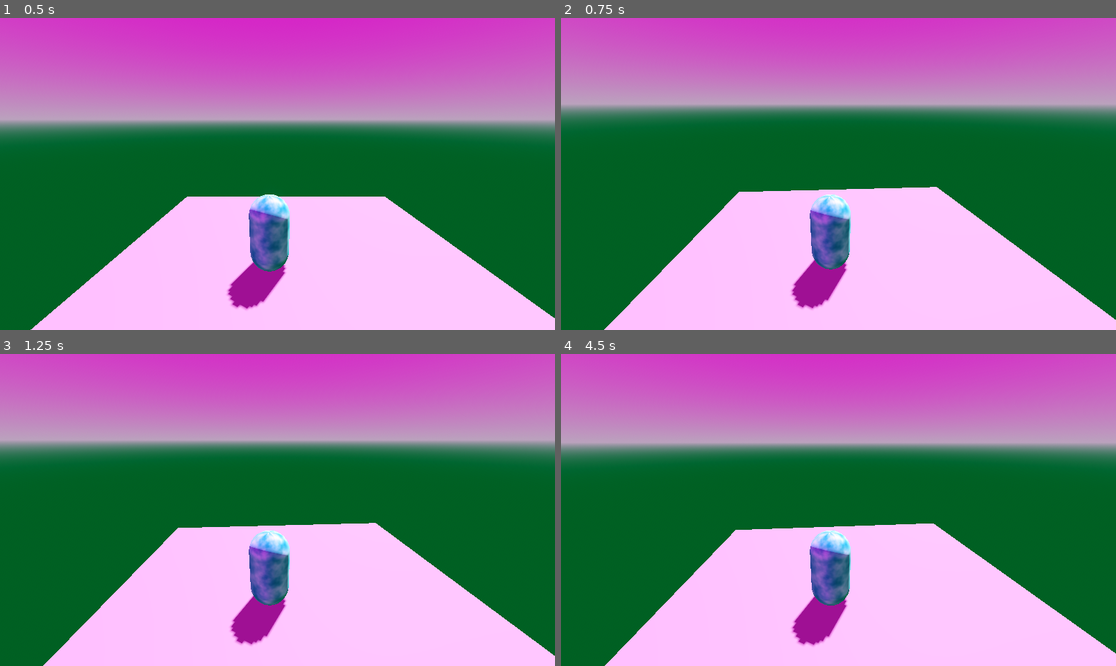
Above: before the commit, frames 1-4 (two rows, left to right).
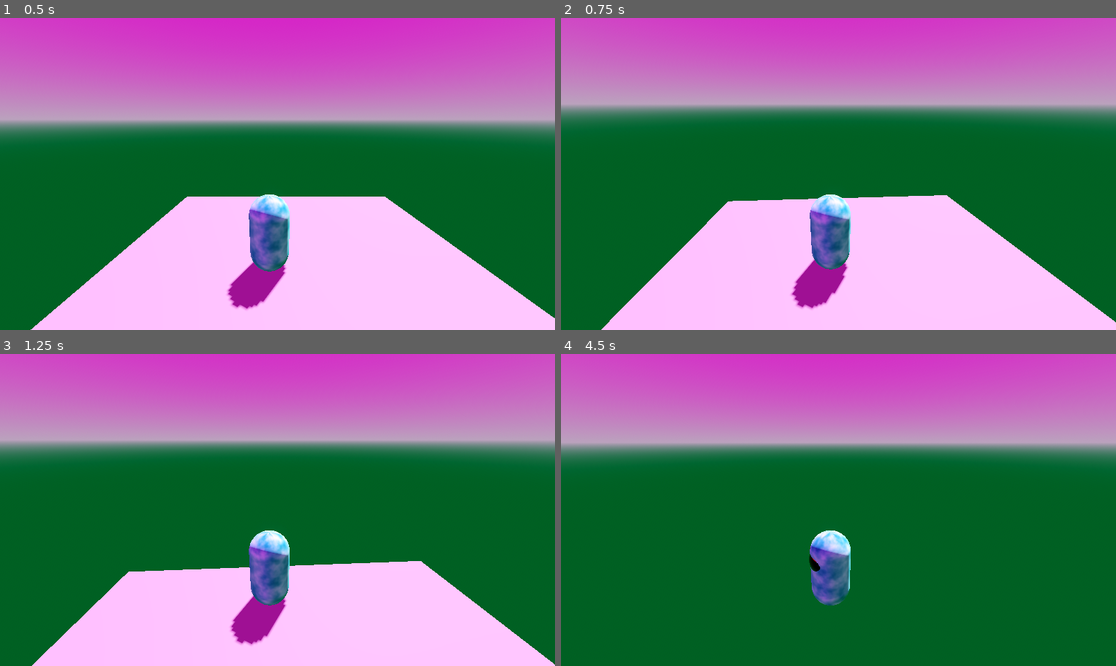
Above: after the commit, the same moments.

Repository: heycrisp/Godot-Cookbook
Game: Godot game, scene res://third-person-controller/demo.tscn
Two runs of this game, one before a commit and one after it. Both use one fixed random seed, a clock stepped at 60 frames per second and the inputs below. The project has no main scene, so this scene is started directly.
Inputs (mouse positions are in pixels of both pictures, inside the frame that each line leads up to):
- Up to frame 1 (0.5 s): no input
- Up to frame 2 (0.75 s): tap Enter at 0.5 s; move the mouse to (866, 174) at 0.52 s; hold W (move_up, bound only after the commit) from 0.53 s (still down); tap Down (look_down) at 0.6 s
- Up to frame 3 (1.25 s): keep holding W (move_up, bound only after the commit)
- Up to frame 4 (4.5 s): move the mouse to (810, 510) at 1.27 s; tap Left (look_left) at 1.35, 4.35 s; move the mouse to (849, 503) at 2.02 s; tap Right (look_right) at 2.1 s; tap Space at 2.75, 4.25 s; move the mouse to (832, 516) at 2.77 s; tap Up (look_up) at 2.85 s; tap Enter at 3.5 s; move the mouse to (877, 513) at 3.52 s; tap Down (look_down) at 3.6 s; tap Escape (pause) at 4.15 s; move the mouse to (672, 463) at 4.27 s; release W (move_up, bound only after the commit) at 4.28 s; hold A (move_left, bound only after the commit) from 4.28 s (still down)

Frame 1 is identical in both runs. In frame 2, 1.5% of the frame differs, in the area x 7-100%, y 54-100%; in frame 3, 6.1%; in frame 4, 29%.

Commit message:
Add player movement

Diff:
--- a/third-person-controllers/project.godot
+++ b/third-person-controllers/project.godot
@@ -49,3 +49,27 @@
 "events": [Object(InputEventKey,"resource_local_to_scene":false,"resource_name":"","device":-1,"window_id":0,"alt_press …(195 unchanged characters)…
 ]
 }
+move_left={
+"deadzone": 0.2,
+"events": [Object(InputEventKey,"resource_local_to_scene":false,"resource_name":"","device":-1,"window_id":0,"alt_pressed":false,"shift_pressed":false,"ctrl_pressed":false,"meta_pressed":false,"pressed":false,"keycode":0,"physical_keycode":65,"key_label":0,"unicode":97,"location":0,"echo":false,"script":null)
+, Object(InputEventJoypadMotion,"resource_local_to_scene":false,"resource_name":"","device":-1,"axis":0,"axis_value":-1.0,"script":null)
+]
+}
+move_right={
+"deadzone": 0.2,
+"events": [Object(InputEventKey,"resource_local_to_scene":false,"resource_name":"","device":-1,"window_id":0,"alt_pressed":false,"shift_pressed":false,"ctrl_pressed":false,"meta_pressed":false,"pressed":false,"keycode":0,"physical_keycode":68,"key_label":0,"unicode":100,"location":0,"echo":false,"script":null)
+, Object(InputEventJoypadMotion,"resource_local_to_scene":false,"resource_name":"","device":-1,"axis":0,"axis_value":1.0,"script":null)
+]
+}
+move_up={
+"deadzone": 0.2,
+"events": [Object(InputEventKey,"resource_local_to_scene":false,"resource_name":"","device":-1,"window_id":0,"alt_pressed":false,"shift_pressed":false,"ctrl_pressed":false,"meta_pressed":false,"pressed":false,"keycode":0,"physical_keycode":87,"key_label":0,"unicode":119,"location":0,"echo":false,"script":null)
+, Object(InputEventJoypadMotion,"resource_local_to_scene":false,"resource_name":"","device":-1,"axis":1,"axis_value":-1.0,"script":null)
+]
+}
+move_down={
+"deadzone": 0.2,
+"events": [Object(InputEventKey,"resource_local_to_scene":false,"resource_name":"","device":-1,"window_id":0,"alt_pressed":false,"shift_pressed":false,"ctrl_pressed":false,"meta_pressed":false,"pressed":false,"keycode":0,"physical_keycode":83,"key_label":0,"unicode":115,"location":0,"echo":false,"script":null)
+, Object(InputEventJoypadMotion,"resource_local_to_scene":false,"resource_name":"","device":-1,"axis":1,"axis_value":1.0,"script":null)
+]
+}
--- a/third-person-controllers/third-person-controller/demo.gd
+++ b/third-person-controllers/third-person-controller/demo.gd
@@ -1,20 +1,18 @@
 extends Node3D
 
 func _ready() -> void:
-	unpause()
+	_capture_mouse()
 
 func _process(_delta: float) -> void:
 	if Input.is_action_just_pressed("pause"):
-		if get_tree().paused:
-			unpause()
+		if Input.mouse_mode == Input.MOUSE_MODE_CAPTURED:
+			_release_mouse()
 		else:
-			pause()
+			_capture_mouse()
 
 
-func pause():
-	get_tree().paused = true
+func _release_mouse():
 	Input.set_mouse_mode(Input.MOUSE_MODE_VISIBLE)
 
-func unpause():
-	get_tree().paused = false
+func _capture_mouse():
 	Input.set_mouse_mode(Input.MOUSE_MODE_CAPTURED)
--- a/third-person-controllers/third-person-controller/demo.tscn
+++ b/third-person-controllers/third-person-controller/demo.tscn
@@ -32,6 +32,7 @@
 
 [node name="Floor" type="CSGBox3D" parent="."]
 transform = Transform3D(1, 0, 0, 0, 1, 0, 0, 0, 1, 0, -0.05, 0)
+use_collision = true
 size = Vector3(10, 0.1, 10)
 
 [node name="Player" parent="." instance=ExtResource("1_vyiun")]
--- a/third-person-controllers/third-person-controller/third_person_controller.gd
+++ b/third-person-controllers/third-person-controller/third_person_controller.gd
@@ -1,4 +1,53 @@
 extends CharacterBody3D
+
+@onready var model: Node3D = $Model
+@onready var twist_pivot: Node3D = $Twist
+@onready var pitch_pivot: Node3D = $Twist/Pitch
+
+func _unhandled_input(event: InputEvent) -> void:
+	_capture_unhandled_mouse_event(event)
+
+func _process(delta: float) -> void:
+	_camera_rotate_twist(delta)
+	_camera_rotate_pitch(delta)
+
+func _physics_process(delta: float) -> void:
+	_do_iwr(delta)
+
+@export_category("Movement Options")
+@export var speed := 5.0
+@export var rotation_speed := 12.0
+# These will be added in later PRs
+# @export var jump_velocity := 4.5
+# @export var dash_speed := 10.0
+# @export var dash_length := 5.0
+# @export var dash_cooldown := 0.2
+# var dash_direction: Vector3
+# var dash_length_remaining := 0.0
+# var dash_cooldown_timer := 0.0
+
+var _last_movement_direction := Vector3.FORWARD
+
+func _do_iwr(delta: float) -> void:
+	if not is_on_floor():
+		velocity += get_gravity() * delta
+
+	var input_vector := Input.get_vector("move_left", "move_right", "move_up", "move_down")
+	var input_magnitude := minf(input_vector.length(), 1)
+	var input_direction = input_vector.normalized()
+
+	if input_direction == Vector2.ZERO:
+		velocity.x = move_toward(velocity.x, 0, speed)
+		velocity.z = move_toward(velocity.z, 0, speed)
+	else:
+		_last_movement_direction = Vector3(input_direction.x, 0, input_direction.y).rotated(Vector3.UP, twist_pivot.rotation.y) * input_magnitude * speed
+		velocity.x = _last_movement_direction.x
+		velocity.z = _last_movement_direction.z
+
+	var target_angle := Vector3.FORWARD.signed_angle_to(_last_movement_direction, Vector3.UP)
+	model.rotation.y = lerp_angle(model.rotation.y, target_angle, rotation_speed * delta)
+	move_and_slide()
+
 
 @export_category("Camera Options")
 @export var camera_init_twist := 0.0
@@ -22,7 +71,6 @@
 
 	return look_vector
 
-@onready var twist_pivot: Node3D = $Twist
 var twist_input_mouse := 0.0
 func _camera_rotate_twist(delta: float) -> void:
 	if not camera_lock_twist:
@@ -37,7 +85,6 @@
 
 	twist_input_mouse = 0.0
 
-@onready var pitch_pivot: Node3D = $Twist/Pitch
 var pitch_input_mouse := 0.0
 func _camera_rotate_pitch(delta: float) -> void:
 	if not camera_lock_pitch:
@@ -62,16 +109,9 @@
 	return clampf(value, -size, size)
 
 func _capture_unhandled_mouse_event(event: InputEvent) -> void:
-	if event is InputEventMouseMotion:
-		if Input.get_mouse_mode() != Input.MOUSE_MODE_CAPTURED:
+	if Input.get_mouse_mode() != Input.MOUSE_MODE_CAPTURED:
 			return
 
+	if event is InputEventMouseMotion:
 		twist_input_mouse = _mouse_clamp(event.relative.x * camera_mouse_sensitivity, mouse_input_clamp)
 		pitch_input_mouse = _mouse_clamp(event.relative.y * camera_mouse_sensitivity, mouse_input_clamp)
-
-func _unhandled_input(event: InputEvent) -> void:
-	_capture_unhandled_mouse_event(event)
-
-func _process(delta: float) -> void:
-	_camera_rotate_twist(delta)
-	_camera_rotate_pitch(delta)
Not shown, changed: Documents/style-guide.md
